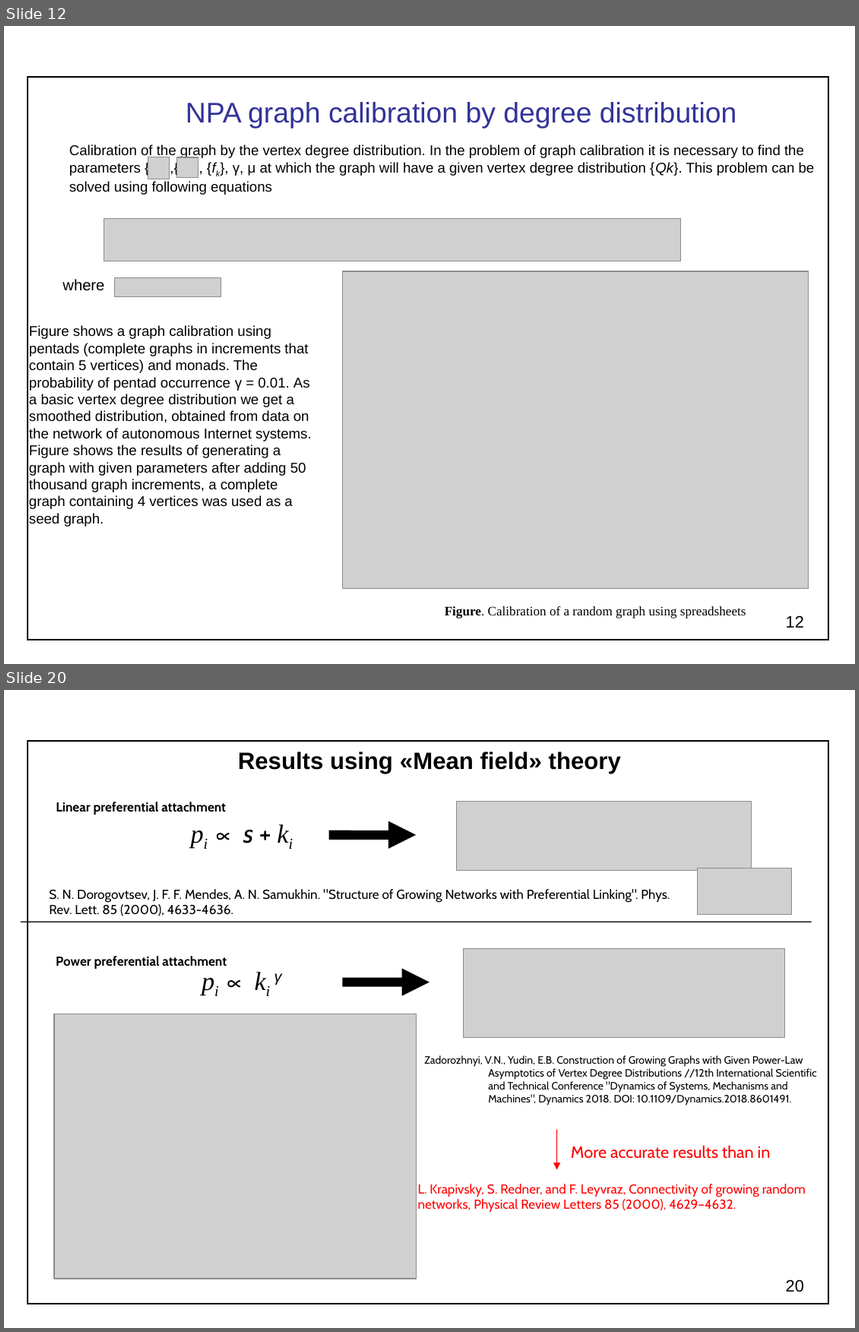
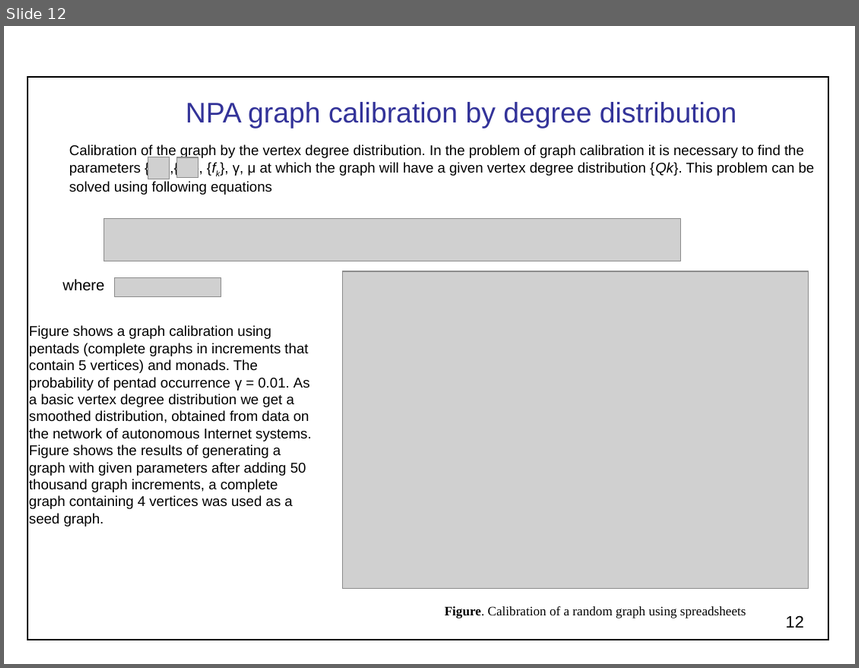
Before and after one commit to yudinev/yudinev.github.io, a slide deck: files/NPA.ppt. Shown one above the other, each under a label of ours: slides 12 and 20 before the commit, slide 12 after it; the slides between them are not shown. The pictures are 859x1332 and 859x668 pixels, drawn with LibreOffice and Linux fonts; fonts in the diff are those of the drawing; grey boxes stand for pictures. Boxes give left, top, right and bottom in pixels: in the first picture for what was removed or moved away, otherwise in the second. Text is boxed around its words. In the diff, an @@ line names an element or a change of style, - is before the commit and + after.

```diff
--- a/files/NPA.ppt
+++ b/files/NPA.ppt
@@ slide 20 removed at box(4, 690, 855, 1328), background #FFFFFF @@
@@ rectangle removed at box(27, 741, 828, 1304) @@
@@ text removed at box(238, 752, 621, 774) @@
-Results using «Mean field» theory
@@ text removed at box(56, 802, 226, 815) @@
-Linear preferential attachment
@@ picture removed at box(456, 802, 751, 870) @@
@@ text removed at box(243, 830, 253, 844) @@
-pi ∝ s + ki
@@ arrow removed from (329, 834) to (416, 834) @@
@@ picture removed at box(698, 869, 791, 916) @@
@@ text removed at box(49, 889, 670, 916) @@
-S. N. Dorogovtsev, J. F. F. Mendes, A. N. Samukhin. "Structure of Growing Networks with Preferential Linking". Phys. Rev. Lett. 85 (2000), 4633-4636.
@@ line removed from (21, 923) to (812, 923) @@
@@ text removed at box(56, 956, 227, 969) @@
-Power preferential attachment
@@ picture removed at box(463, 948, 785, 1037) @@
@@ text removed at box(275, 973, 282, 985) @@
-pi ∝ ki γ
@@ arrow removed from (343, 982) to (430, 982) @@
@@ picture removed at box(54, 1015, 416, 1279) @@
@@ text removed at box(424, 1056, 817, 1106) @@
-Zadorozhnyi, V.N., Yudin, E.B. Construction of Growing Graphs with Given Power-Law Asymptotics of Vertex Degree Distributions //12th International Scientific and Technical Conference "Dynamics of Systems, Mechanisms and Machines", Dynamics 2018. DOI: 10.1109/Dynamics.2018.8601491.
@@ arrow removed from (557, 1130) to (557, 1170) @@
@@ text removed at box(571, 1145, 771, 1159) @@
-More accurate results than in
@@ text removed at box(418, 1184, 806, 1212) @@
-L. Krapivsky, S. Redner, and F. Leyvraz, Connectivity of growing random networks, Physical Review Letters 85 (2000), 4629–4632.
@@ page number removed at box(786, 1280, 804, 1293) @@
-20
```
Also in this commit, not shown: 7 other slides removed.
